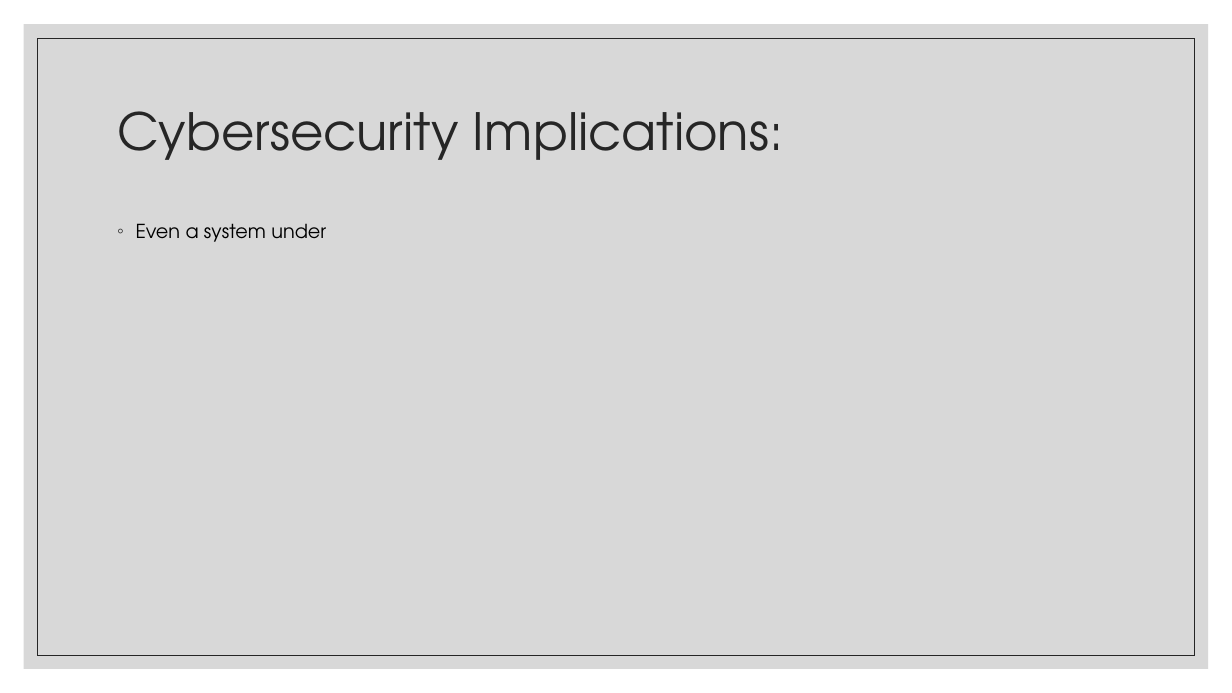
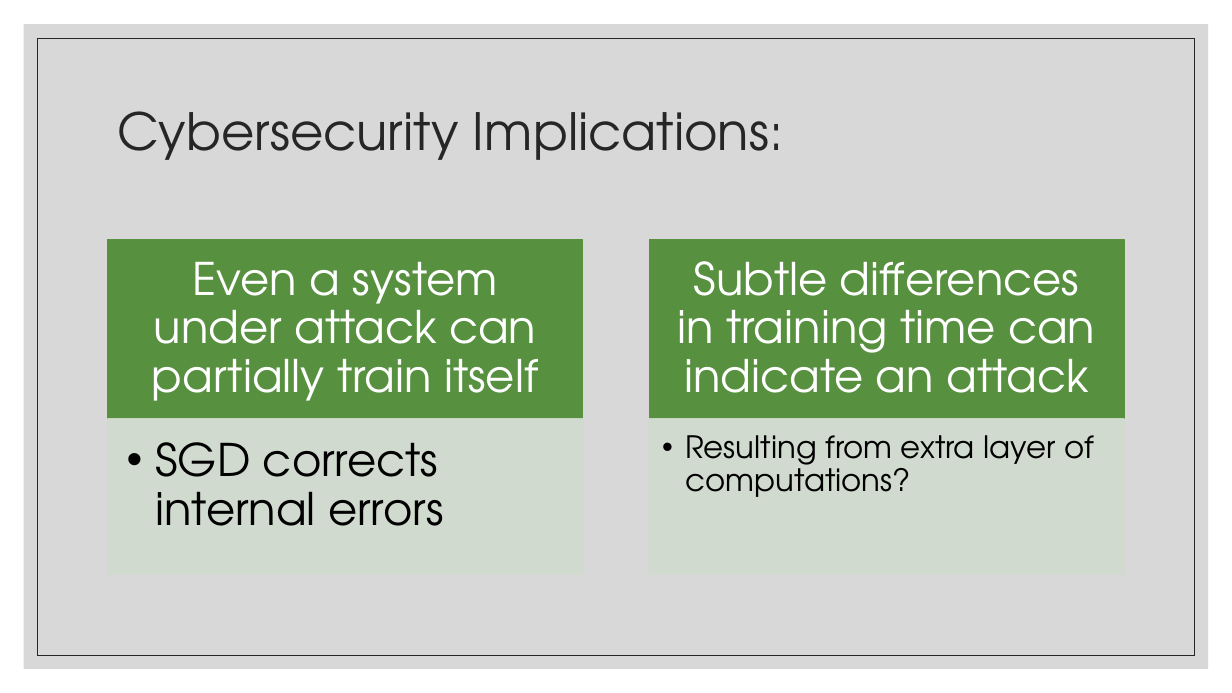
Before and after one commit to landonbuell/Convolutional-Neural-Networks, a slide deck: slide 33 of Presentations/14_04_2020/Modeling Attack Functions.pptx (slide 32 before the commit). Drawn at 1232x693 pixels with LibreOffice and Linux fonts; fonts in the diff are those of the drawing. Boxes give left, top, right and bottom in pixels: in the first picture for what was removed or moved away, otherwise in the second. Text is boxed around its words. In the diff, an @@ line names an element or a change of style, - is before the commit and + after.

```diff
--- a/Presentations/14_04_2020/Modeling Attack Functions.pptx
+++ b/Presentations/14_04_2020/Modeling Attack Functions.pptx
@@ text removed at bbox=[136, 223, 326, 242] @@
-◦ Even a system under
@@ group added at bbox=[108, 240, 1125, 574]: 4 rectangles, 4 texts @@
+Even a system under attack can partially train itself
+  • SGD corrects internal errors
+Subtle differences in training time can indicate an attack
+  • Resulting from extra layer of computations?
```
Also in this commit, not shown: 6 other slides changed, 1 slide added, 1 other file.
